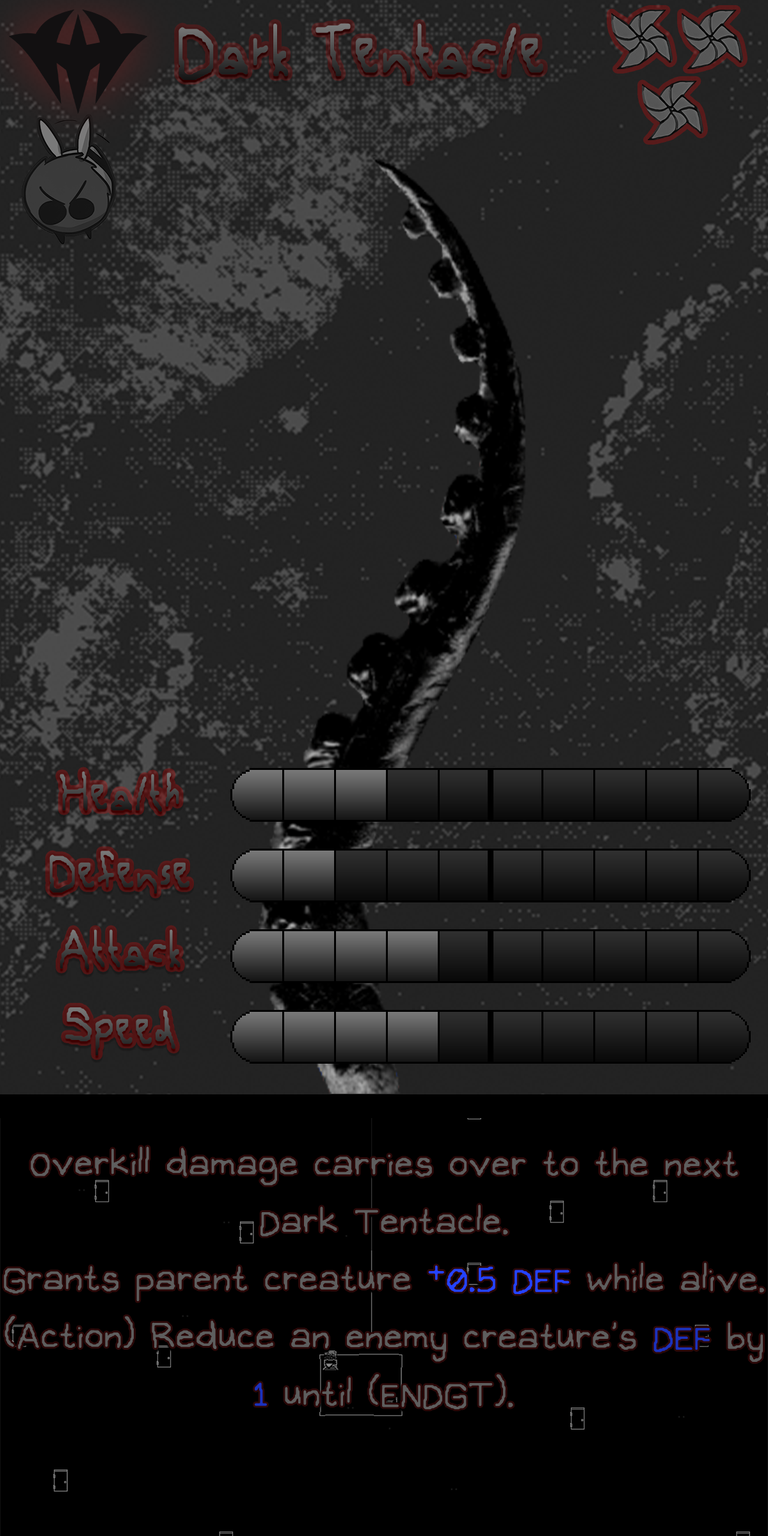
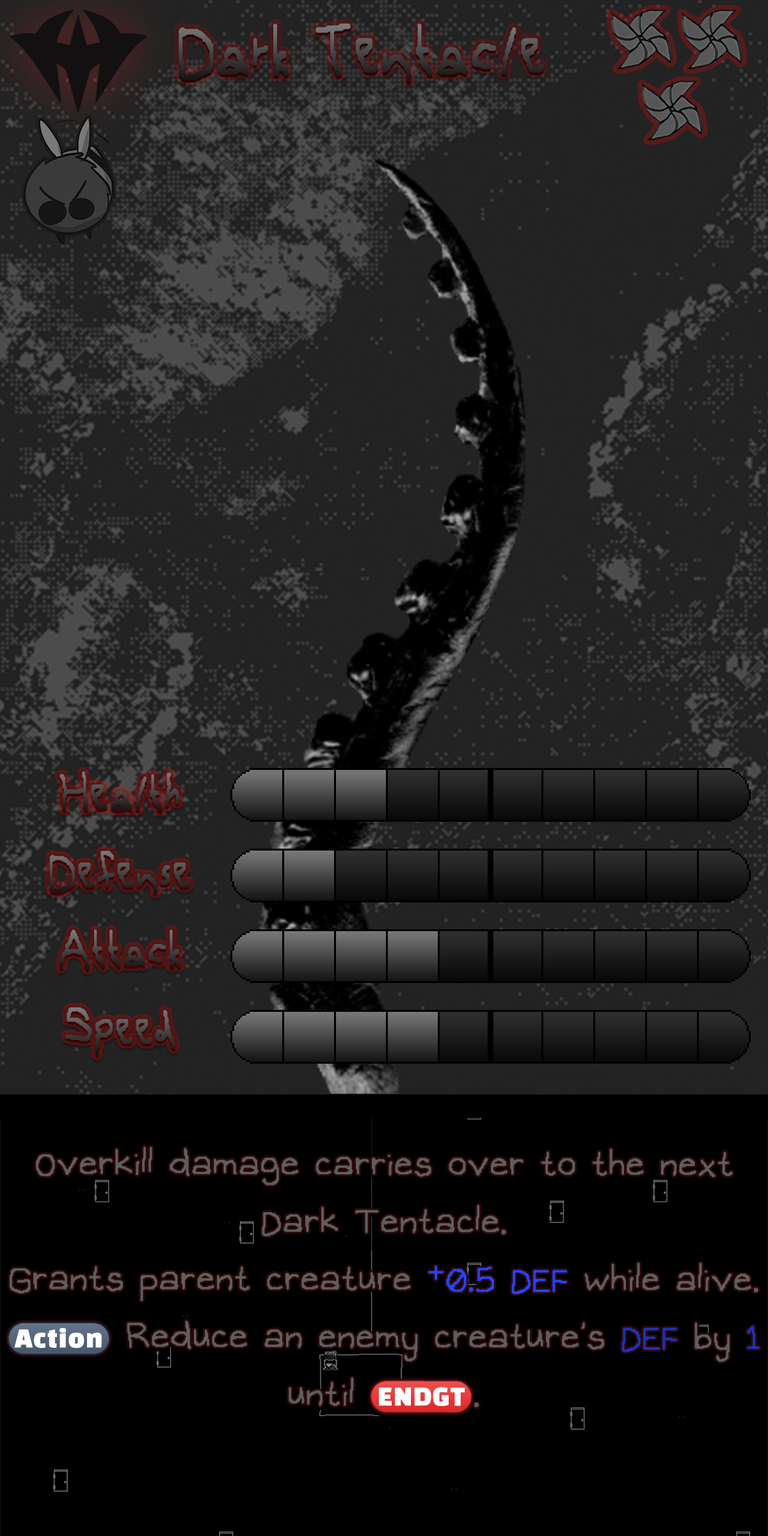
Layered file, before and after one edit (768×1536). Changes by layer:
painted on "Ability" over [3, 1146, 765, 1414]
